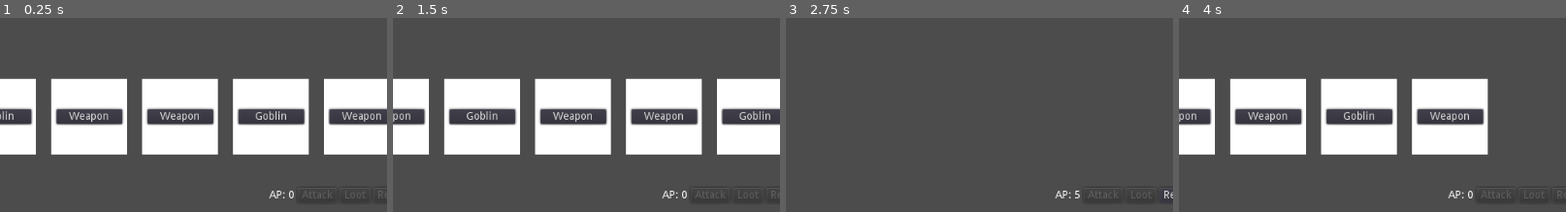
Above: before the commit, frames 1-4 (left to right).
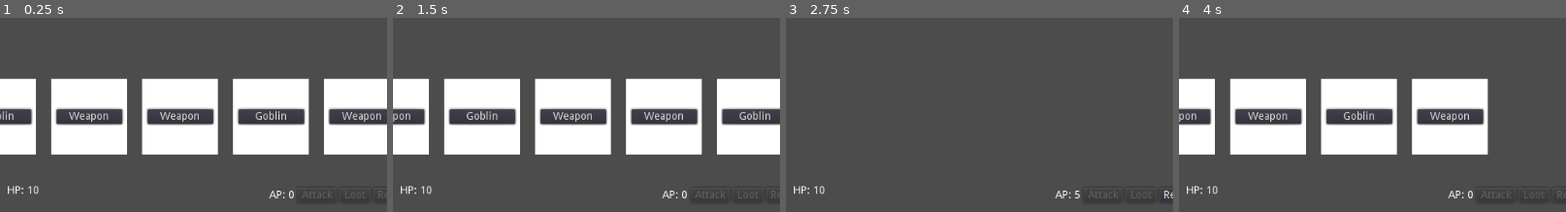
Above: after the commit, the same moments.

Repository: doctor-g/7DRL-2021
Game: Godot game, scene res://src/Game.tscn
Two runs of this game, one before a commit and one after it. Both use one fixed random seed, a clock stepped at 60 frames per second and the inputs below.
Inputs:
- Up to frame 1 (0.25 s): no input
- Up to frame 2 (1.5 s): click "Done" at 0.5 s; click "Done" at 1.25 s
- Up to frame 3 (2.75 s): click "Done" at 2 s
- Up to frame 4 (4 s): click "Done" at 2.75 s; click "Goblin" at 3.5 s
The pictures show only the part of the screen within x 5-55%, y 50-100%; the shares and areas given below are measured in that part.

The runs differ from the first frame. In frame 1, 0.2% of the frame differs, in the area x 2-11%, y 86-91%; in frame 2, 0.2%; in frame 3, 0.2%; in frame 4, 0.2%.

Commit message:
Add simple goblin attack

Diff:
--- a/project/project.godot
+++ b/project/project.godot
@@ -24,6 +24,10 @@
 run/main_scene="res://src/Game.tscn"
 config/icon="res://icon.png"
 
+[debug]
+
+gdscript/warnings/return_value_discarded=false
+
 [rendering]
 
 quality/driver/driver_name="GLES2"
--- a/project/src/Game.gd
+++ b/project/src/Game.gd
@@ -2,6 +2,7 @@
 extends Node2D
 
 var ap := 0
+var player := preload("res://src/Player.gd").new()
 
 var _deck = []
 var _discard = []
@@ -11,6 +12,8 @@
 func _ready():
 	# Initialize UI
 	_update_ap_label()
+	_update_hp_label()
+	player.connect("hp_changed", self, "_update_hp_label")
 
 	# Load the cards
 	var test = ["Goblin.gd", "Weapon.gd", "Weapon.gd", "Goblin.gd", "Weapon.gd",
@@ -20,6 +23,10 @@
 		card.command = load("res://src/Cards/%s" % script).new()
 		_deck.append(card)
 	_draw_hand()
+
+
+func _update_hp_label() -> void:
+	$HPLabel.text = "HP: %d" % player.hp
 
 
 func _draw_hand():
@@ -93,6 +100,11 @@
 	$HBoxContainer/RestButton.disabled = true
 	$CardsDoneButton.disabled = false
 	$ActionsDoneButton.disabled = true
+
+	if _has_monster():
+		print("The goblin strikes you!")
+		player.hp -= 2
+
 	_draw_hand()
 
 
--- a/project/src/Game.tscn
+++ b/project/src/Game.tscn
@@ -89,6 +89,16 @@
 __meta__ = {
 "_edit_use_anchors_": false
 }
+
+[node name="HPLabel" type="Label" parent="."]
+margin_left = 61.7354
+margin_top = 555.619
+margin_right = 101.735
+margin_bottom = 569.619
+text = "HP: XY"
+__meta__ = {
+"_edit_use_anchors_": false
+}
 [connection signal="pressed" from="HBoxContainer/AttackButton" to="." method="_on_AttackButton_pressed"]
 [connection signal="pressed" from="HBoxContainer/LootButton" to="." method="_on_LootButton_pressed"]
 [connection signal="pressed" from="CardsDoneButton" to="." method="_on_CardsDoneButton_pressed"]
--- /dev/null
+++ b/project/src/Player.gd
@@ -0,0 +1,10 @@
+extends Node
+
+signal hp_changed
+
+var hp := 10 setget _set_hp
+
+
+func _set_hp(value):
+	hp = value
+	emit_signal("hp_changed")
